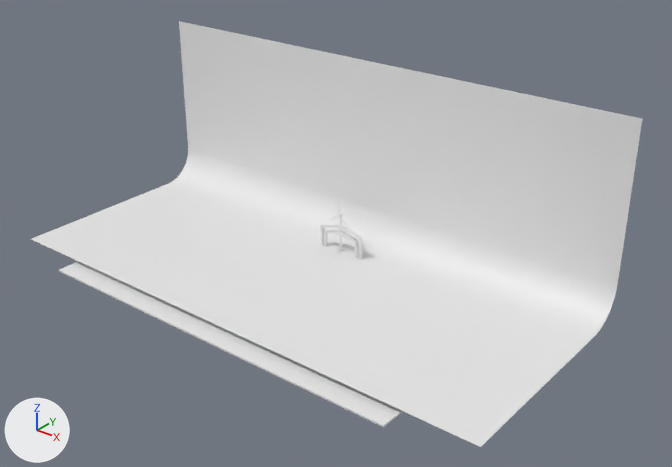
Renders of the Blender file Blender/OzRacer.blend from each side of a commit.
Before and after are seen from a camera (50 mm lens) standing at (676.0, -855.0, 554.0) and looking at (17.0, -31.0, 43.0). The axes (+X, +Y, +Z) are drawn at lower left. The lights are the same throughout. Materials are left out; every surface is plain grey.

Before the edit, the objects in view are built like this:
```python
me_cube = bpy.data.meshes.new('Cube')
me_cube.from_pydata(...)  # a box spanning x -256.0..256.0, y -256.0..256.0, z -8.0..-6.0
me_cube.materials.append(mat_material_002)
me_cube_003 = bpy.data.meshes.new('Cube.003')
me_cube_003.from_pydata(...)  # 72 vertices, 68 faces; spans x -14.6..15.1, y -1.9..1.9, z -5.6..32.9
# faces by material slot: [34, 34]
me_cube_003.materials.append(mat_checkpoint)
me_cube_003.materials.append(mat_checkpoint_001)
me_plane = bpy.data.meshes.new('Plane')
me_plane.from_pydata(...)  # 48 vertices, 23 faces; spans x -349.0..349.0, y -232.0..61.0, z 0.0..241.0
me_plane.polygons.foreach_set('use_smooth', [True] * 23)
me_plane.materials.append(mat_backdrop)
ob_backdrop = bpy.data.objects.new('BackDrop', me_plane)
ob_backdrop.location = (0.0, 0.0, 0.0)
ob_checkpoint = bpy.data.objects.new('CheckPoint', me_cube_003)
ob_checkpoint.location = (0.0, 0.0, 0.0)
ob_checkpoint.scale = (2.25, 1.0, 1.16)
ob_ground = bpy.data.objects.new('Ground', me_cube)
ob_ground.location = (0.0, 0.0, 0.0)
```
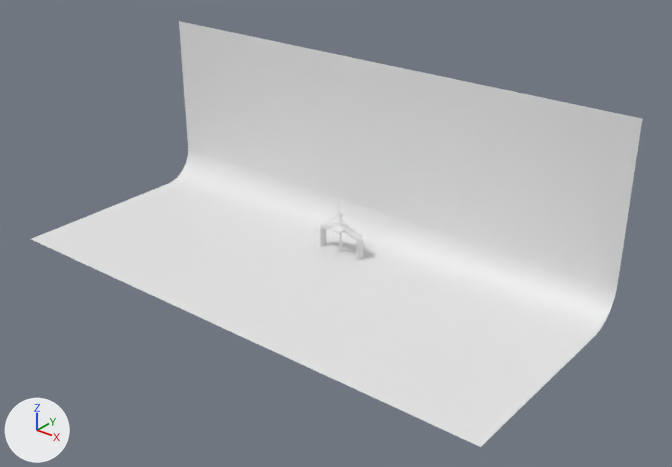
Location of each change, [x1, y1, x2, y2] in pixels of the pictures (672 x 467 px):
```json
{"object": "Ground", "change": "hidden", "before": [59, 261, 403, 427]}
{"object": "CheckPoint", "change": "reshaped, rescaled", "before": [320, 224, 363, 260], "after": [320, 223, 363, 260]}
```

Edits to the scene script, one JSON object a line:
```json
{"block": "me_cube_003", "where": "# used by ob_checkpoint; location = (0.0, 0.0, 0.0); scale = (2.25, 1.0, 1.16)"}
{"op": "remove", "block": "me_cube_003", "code": "me_cube_003.from_pydata(...)  # 72 vertices, 68 faces; spans x -14.6..15.1, y -1.9..1.9, z -5.6..32.9"}
{"op": "add", "block": "me_cube_003", "code": "me_cube_003.from_pydata(...)  # 82 vertices, 66 faces; spans x -32.8..34.0, y -10.5..10.5, z -6.5..38.1"}
{"block": "me_cube_003", "change": "me_cube_003 part 1: the whole mesh is rebuilt"}
{"op": "add", "block": "ob_ground", "code": "ob_ground.hide_set(True)"}
{"op": "set", "path": "ob_checkpoint.scale", "old": "(2.25, 1.0, 1.16)", "new": "(1.0, 1.0, 1.0)"}
```
